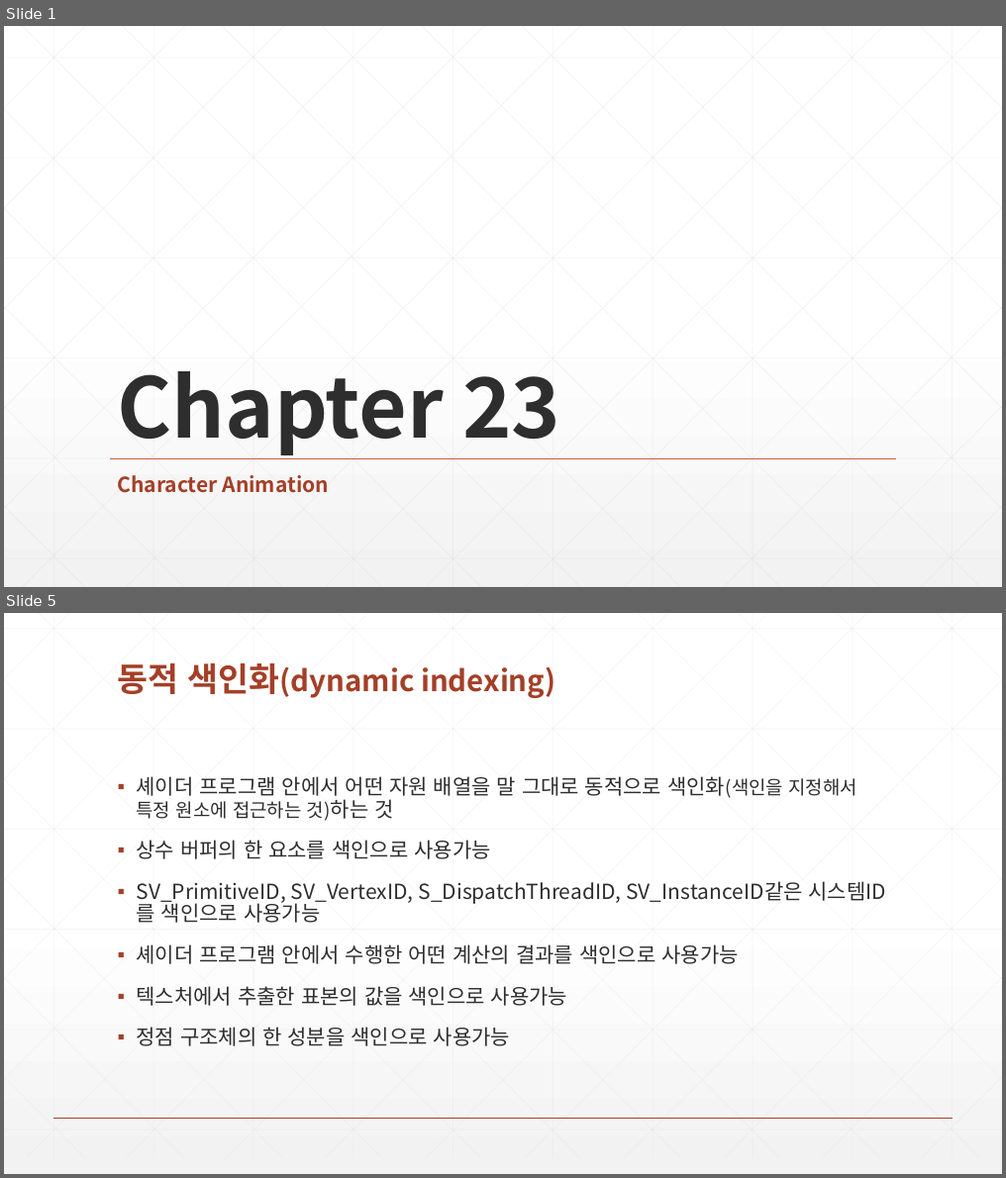
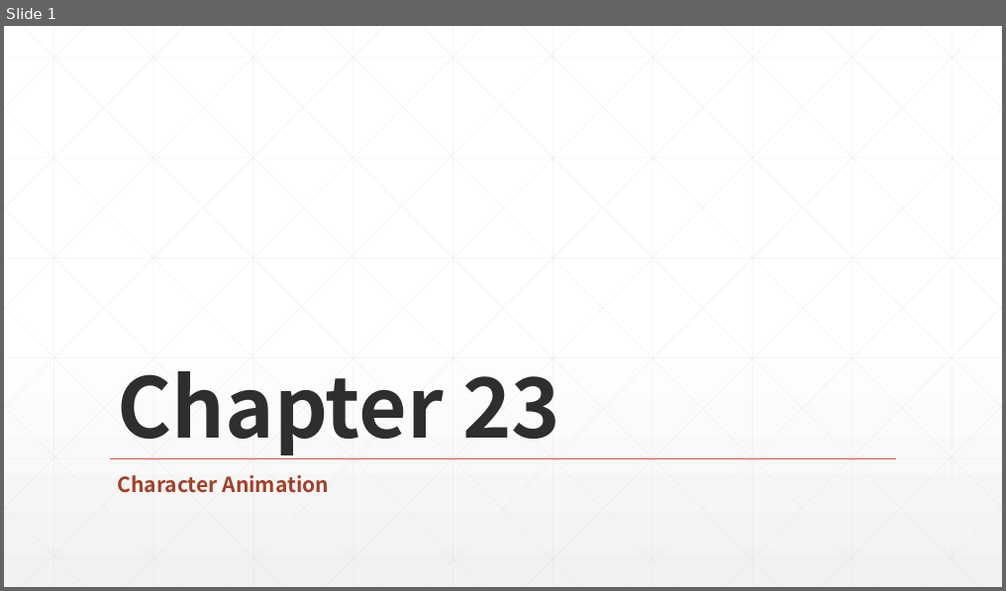
Before and after one commit to earthboom/CodingStudy, a slide deck: Common/Chapter 23 Character Animation.pptx. Shown one above the other, each under a label of ours: slides 1 and 5 before the commit, slide 1 after it; the slides between them are not shown. The pictures are 1006x1178 and 1006x591 pixels, drawn with LibreOffice and Linux fonts; fonts in the diff are those of the drawing. Boxes give left, top, right and bottom in pixels: in the first picture for what was removed or moved away, otherwise in the second. Text is boxed around its words. In the diff, an @@ line names an element or a change of style, - is before the commit and + after.

```diff
--- a/Common/Chapter 23 Character Animation.pptx
+++ b/Common/Chapter 23 Character Animation.pptx
@@ slide 5 removed at bbox=[4, 613, 1002, 1174], background gradient #FFFFFF to #F2F2F2 @@
@@ title removed at bbox=[118, 663, 555, 698] @@
-동적 색인화(dynamic indexing)
@@ text removed at bbox=[137, 776, 887, 1047] @@
-▪ 셰이더 프로그램 안에서 어떤 자원 배열을 말 그대로 동적으로 색인화(색인을 지정해서 특정 원소에 접근하는 것)하는 것
-▪ 상수 버퍼의 한 요소를 색인으로 사용가능
-▪ SV_PrimitiveID, SV_VertexID, S_DispatchThreadID, SV_InstanceID같은 시스템ID를 색인으로 사용가능
-▪ 셰이더 프로그램 안에서 수행한 어떤 계산의 결과를 색인으로 사용가능
-▪ 텍스처에서 추출한 표본의 값을 색인으로 사용가능
-▪ 정점 구조체의 한 성분을 색인으로 사용가능
@@ group removed at bbox=[4, 613, 1002, 1158]: 46 lines @@
@@ line removed from (54, 1118) to (952, 1118) @@
```
Also in this commit, not shown: 10 slides added, 6 other slides removed.
